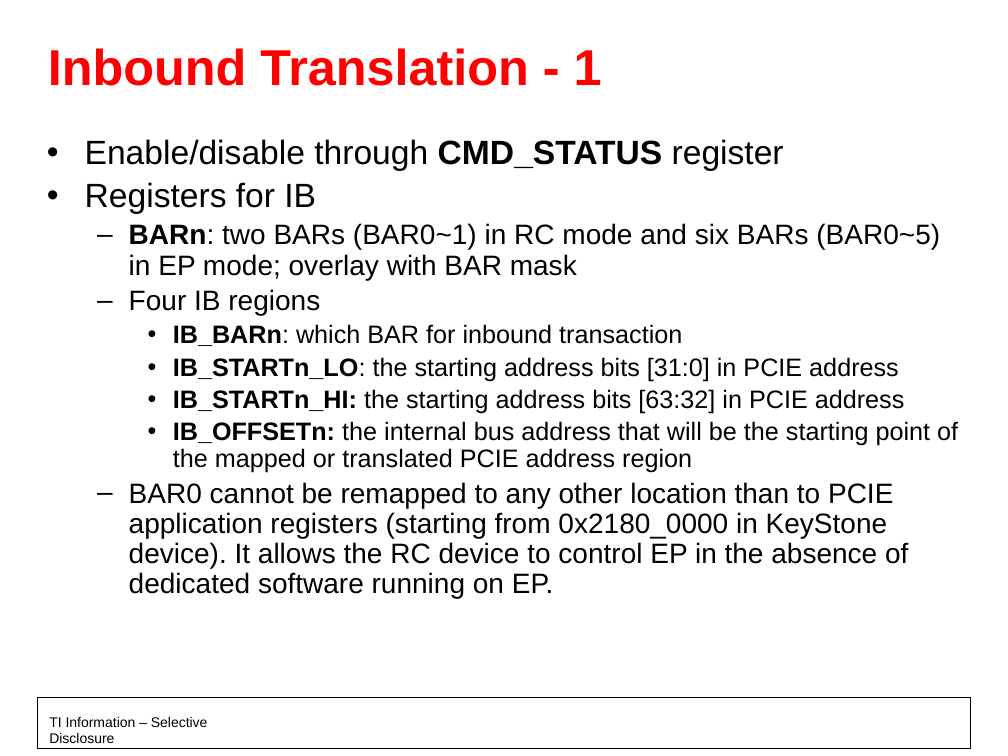
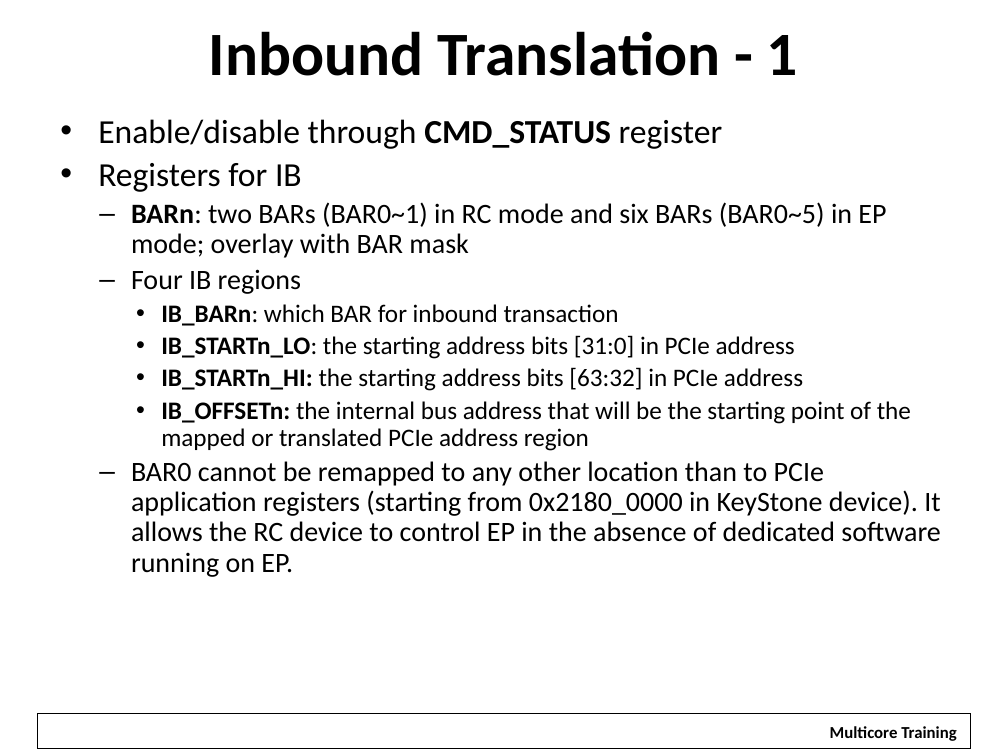
Before and after one commit to hari1989/keystone-workshop, a slide deck: slide 11 of slides/KeyStone PCI Express.pptx. Drawn at 1008x756 pixels with LibreOffice and Linux fonts; fonts in the diff are those of the drawing; background and template pictures are left out. Boxes give left, top, right and bottom in pixels: in the first picture for what was removed or moved away, otherwise in the second. Text is boxed around its words. In the diff, an @@ line names an element or a change of style, - is before the commit and + after.

Commit message:
updates for the Ottawa training

```diff
--- a/slides/KeyStone PCI Express.pptx
+++ b/slides/KeyStone PCI Express.pptx
@@ title "Inbound Translation - 1": place and size @@
-title "Inbound Translation - 1" at box(48, 48, 602, 86)
+title "Inbound Translation - 1" at box(209, 31, 798, 76)
@@ title "Inbound Translation - 1" at box(209, 31, 798, 76): size 36 to 44 pt, font Arial to Calibri, text colour #FF0000 to #000000; alignment left to centre @@
@@ text "Enable/disable through CMD_STATUS register": place and size @@
-text "Enable/disable through CMD_STATUS register" at box(85, 139, 958, 598)
+text "Enable/disable through CMD_STATUS register" at box(98, 119, 941, 577)
@@ text at box(98, 119, 886, 326): font Arial to Calibri in "Enable/disable through CMD_STATUS register", "Registers for IB", "BARn: two BARs (BAR0~1) in RC mode ...", "Four IB regions" and 1 more places; indent changed @@
@@ text at box(131, 335, 941, 577): text changed; font Arial to Calibri @@
-    • IB_STARTn_LO: the starting address bits [31:0] in PCIE address
-    • IB_STARTn_HI: the starting address bits [63:32] in PCIE address
-    • IB_OFFSETn: the internal bus address that will be the starting point of the mapped or translated PCIE address region
-  – BAR0 cannot be remapped to any other location than to PCIE application registers (starting from 0x2180_0000 in KeyStone device). It allows the RC device to control EP in the absence of dedicated software running on EP.
+    • IB_STARTn_LO: the starting address bits [31:0] in PCIe address
+    • IB_STARTn_HI: the starting address bits [63:32] in PCIe address
+    • IB_OFFSETn: the internal bus address that will be the starting point of the mapped or translated PCIe address region
+  – BAR0 cannot be remapped to any other location than to PCIe application registers (starting from 0x2180_0000 in KeyStone device). It allows the RC device to control EP in the absence of dedicated software running on EP.
@@ rectangle: place and size @@
-rectangle at box(37, 698, 971, 749)
+rectangle at box(37, 714, 971, 749)
@@ text removed at box(49, 717, 208, 743) @@
-TI Information – Selective Disclosure
@@ rectangle added at box(818, 717, 968, 747), fill #FFFFFF, 12 pt, text #000000, bold @@
+Multicore Training
```
Also in this commit, not shown: 21 other slides changed, 1 slide added, 6 other files.
